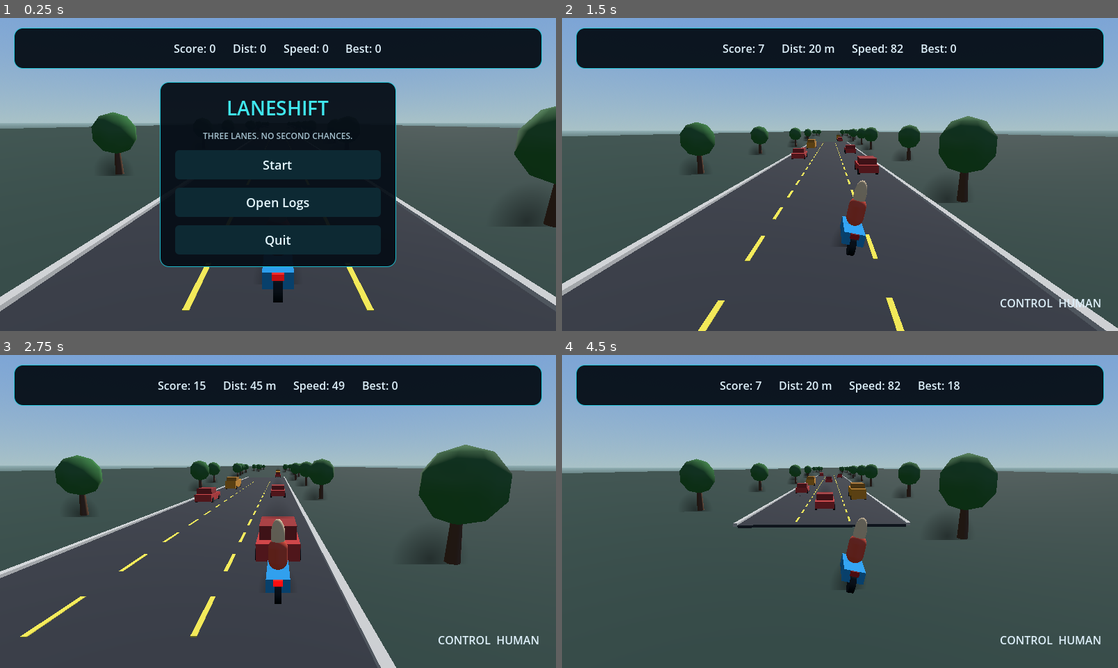
Above: before the commit, frames 1-4 (two rows, left to right).
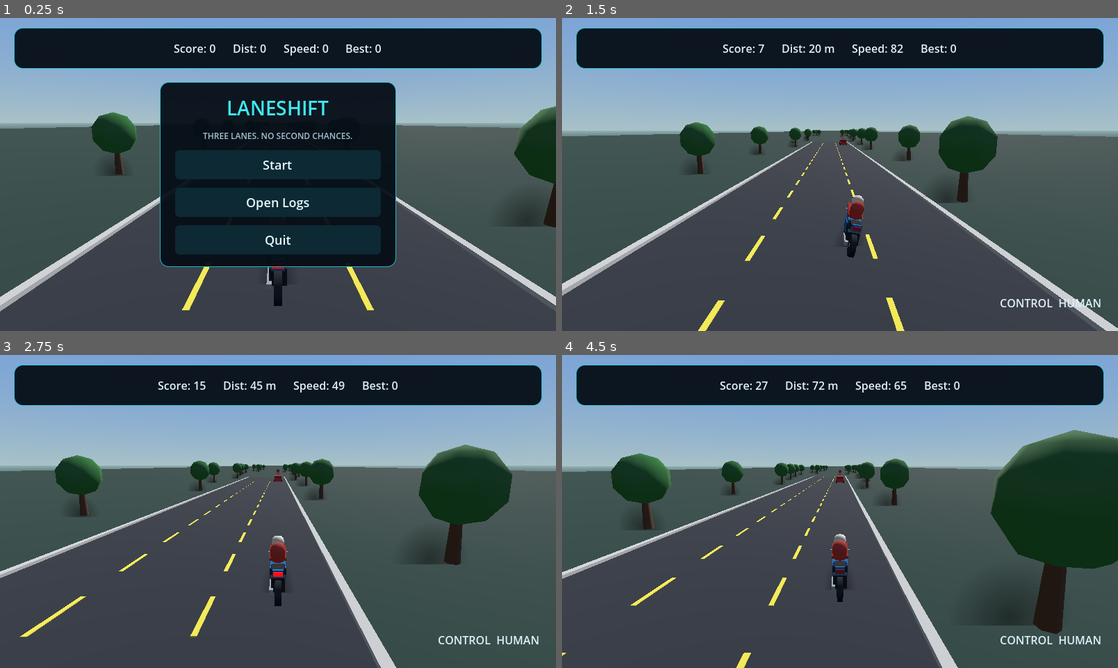
Above: after the commit, the same moments.

Repository: dp1x/laneshift
Game: Godot game, scene res://scenes/main.tscn
Two runs of this game, one before a commit and one after it. Both use one fixed random seed, a clock stepped at 60 frames per second and the inputs below.
Inputs (mouse positions are in pixels of both pictures, inside the frame that each line leads up to):
- Up to frame 1 (0.25 s): no input
- Up to frame 2 (1.5 s): click "Start" at 0.5 s; move the mouse to (962, 158) at 1.27 s; hold D from 1.28 s (still down); tap T at 1.35 s; click (962, 158) at 1.42 s
- Up to frame 3 (2.75 s): tap Space at 1.52, 2.27 s; move the mouse to (166, 527) at 2.02 s; release D at 2.03 s; hold Down from 2.03 s (still down); tap T at 2.1 s
- Up to frame 4 (4.5 s): move the mouse to (895, 442) at 2.77 s; release Down at 2.78 s; hold D 2.78-3.5 s; tap T at 2.85, 4.35 s; click (840, 483) at 3.5 s, where only the run before the commit has a clickable "Restart"; move the mouse to (812, 574) at 4.27 s; hold D from 4.28 s (still down); click (812, 574) at 4.42 s

The runs differ from the first frame. In frame 1, 0.4% of the frame differs, in the area x 47-53%, y 79-92%; in frame 2, 1.0%; in frame 3, 1.8%; in frame 4, 19%, in the area x 0-100%, y 8-100%.

Commit message:
fix: make the game survivable and give the bike a readable silhouette
Two human runs crashed at 4.6s and 3.2s. The cause was the scenario tuning,
not the player's skill: the first vehicle was spawned 30m ahead, often in
the player's lane, traffic ran at 8-16 m/s against a 20 m/s player, and
vehicles were spawned every 22-38m, which is a wall of metal at highway
speed.

Traffic now runs at 13-21 m/s, spawns every 55-95m, and the first vehicle
of an episode is kept out of the player's lane and placed 75m ahead, so
every episode opens with a readable road. Measured: a passive run now
survives 6-27s instead of 3-5s, and a steering driver survives the full
60s on all four seeds tried.

The motorcycle is rebuilt from primitives with a frame, tank, seat, tail,
fairing, forks, handlebars, exhaust and a rider leaning over the bars with
a visor, instead of one box and one capsule.

Diff:
--- a/scripts/main.gd
+++ b/scripts/main.gd
@@ -1,11 +1,11 @@
 extends Node3D
 
 const DEFAULT_CONFIG := {
-	"traffic_density": 1.0,
-	"traffic_speed_min": 8.0,
-	"traffic_speed_max": 16.0,
-	"spawn_interval_min": 22.0,
-	"spawn_interval_max": 38.0,
+	"traffic_density": 0.7,
+	"traffic_speed_min": 13.0,
+	"traffic_speed_max": 21.0,
+	"spawn_interval_min": 55.0,
+	"spawn_interval_max": 95.0,
 	"episode_duration": 0.0,
 	"base_speed": 20.0,
 	"max_speed": 28.0
@@ -360,64 +360,109 @@
 	_add_blob_shadow(t, Vector2(3.4, 3.4), Vector3(0.7, 0, 0.4))
 	return t
 
+func _make_box(parent: Node3D, size: Vector3, color: Color, position: Vector3, rotation_deg: Vector3 = Vector3.ZERO) -> MeshInstance3D:
+	var node := MeshInstance3D.new()
+	var mesh := BoxMesh.new()
+	mesh.size = size
+	node.mesh = mesh
+	var material := StandardMaterial3D.new()
+	material.albedo_color = color
+	node.material_override = material
+	node.position = position
+	node.rotation_degrees = rotation_deg
+	parent.add_child(node)
+	return node
+
 func _create_motorcycle() -> Node3D:
 	var root := Node3D.new()
-	# body
-	var body := MeshInstance3D.new()
-	var bm := BoxMesh.new()
-	bm.size = Vector3(0.7, 0.4, 1.6)
-	body.mesh = bm
-	var bmat := StandardMaterial3D.new()
-	bmat.albedo_color = Color(0.1, 0.6, 0.9)
-	body.material_override = bmat
-	body.position.y = 0.6
-	root.add_child(body)
-	# wheels
-	for wz in [-0.6, 0.6]:
-		var w := MeshInstance3D.new()
+	var paint := Color(0.09, 0.42, 0.72)
+	var dark := Color(0.09, 0.10, 0.12)
+	var metal := Color(0.62, 0.65, 0.68)
+
+	# wheels: front wheel slightly larger and further forward
+	for wz in [-0.72, 0.78]:
+		var wheel := MeshInstance3D.new()
 		var wm := CylinderMesh.new()
-		wm.top_radius = 0.35
-		wm.bottom_radius = 0.35
-		wm.height = 0.2
-		w.mesh = wm
-		w.rotation_degrees = Vector3(0, 0, 90)
-		w.position = Vector3(0, 0.35, wz)
+		wm.top_radius = 0.36
+		wm.bottom_radius = 0.36
+		wm.height = 0.18
+		wm.radial_segments = 12
+		wm.rings = 1
+		wheel.mesh = wm
 		var wmat := StandardMaterial3D.new()
-		wmat.albedo_color = Color(0.05, 0.05, 0.05)
-		w.material_override = wmat
-		root.add_child(w)
-	# rider
+		wmat.albedo_color = dark
+		wheel.material_override = wmat
+		wheel.rotation_degrees = Vector3(0, 0, 90)
+		wheel.position = Vector3(0, 0.36, wz)
+		root.add_child(wheel)
+		# hub
+		_make_box(root, Vector3(0.2, 0.1, 0.1), metal, Vector3(0, 0.36, wz))
+
+	# engine and frame block, tapering toward the tank
+	_make_box(root, Vector3(0.42, 0.42, 1.0), dark, Vector3(0, 0.52, -0.05))
+	_make_box(root, Vector3(0.5, 0.34, 0.62), paint, Vector3(0, 0.72, 0.18))
+	# fuel tank
+	_make_box(root, Vector3(0.44, 0.28, 0.7), paint, Vector3(0, 0.92, 0.18), Vector3(-6, 0, 0))
+	# seat
+	_make_box(root, Vector3(0.36, 0.12, 0.66), dark, Vector3(0, 0.98, -0.34), Vector3(3, 0, 0))
+	# tail
+	_make_box(root, Vector3(0.3, 0.22, 0.3), paint, Vector3(0, 0.96, -0.72), Vector3(12, 0, 0))
+	# front fairing
+	_make_box(root, Vector3(0.36, 0.52, 0.28), paint, Vector3(0, 0.92, 0.66), Vector3(-24, 0, 0))
+	# forks
+	for side in [-1, 1]:
+		_make_box(root, Vector3(0.07, 0.62, 0.07), metal, Vector3(side * 0.13, 0.62, 0.72), Vector3(-20, 0, 0))
+	# handlebars
+	_make_box(root, Vector3(0.66, 0.07, 0.07), metal, Vector3(0, 1.16, 0.56))
+	# exhaust
+	_make_box(root, Vector3(0.12, 0.12, 0.8), metal, Vector3(0.2, 0.38, -0.3), Vector3(0, 0, 0))
+
+	# rider: torso leaning forward over the tank
 	var rider := MeshInstance3D.new()
 	var rm := CapsuleMesh.new()
-	rm.radius = 0.3
-	rm.height = 1.0
+	rm.radius = 0.24
+	rm.height = 0.86
+	rm.radial_segments = 8
+	rm.rings = 2
 	rider.mesh = rm
 	var rmat := StandardMaterial3D.new()
-	rmat.albedo_color = Color(0.9, 0.3, 0.2)
+	rmat.albedo_color = Color(0.78, 0.22, 0.18)
 	rider.material_override = rmat
-	rider.position = Vector3(0, 1.3, 0)
+	rider.position = Vector3(0, 1.32, -0.02)
+	rider.rotation_degrees = Vector3(-38, 0, 0)
 	root.add_child(rider)
-	# head
+	# arms reaching the bars
+	for side in [-1, 1]:
+		_make_box(root, Vector3(0.12, 0.12, 0.62), rmat.albedo_color, Vector3(side * 0.2, 1.24, 0.3), Vector3(-26, 0, 0))
+	# legs
+	for side in [-1, 1]:
+		_make_box(root, Vector3(0.16, 0.16, 0.5), dark, Vector3(side * 0.16, 0.78, -0.18), Vector3(24, 0, 0))
+	# helmet with a dark visor
 	var head := MeshInstance3D.new()
 	var hm := SphereMesh.new()
-	hm.radius = 0.22
+	hm.radius = 0.21
+	hm.height = 0.42
+	hm.radial_segments = 10
+	hm.rings = 5
 	head.mesh = hm
 	var hmat := StandardMaterial3D.new()
-	hmat.albedo_color = Color(0.95, 0.85, 0.7)
+	hmat.albedo_color = Color(0.95, 0.93, 0.88)
 	head.material_override = hmat
-	head.position = Vector3(0, 1.9, 0)
+	head.position = Vector3(0, 1.62, 0.2)
 	root.add_child(head)
-	_add_blob_shadow(root, Vector2(1.3, 2.0))
+	_make_box(root, Vector3(0.34, 0.12, 0.06), Color(0.06, 0.07, 0.09), Vector3(0, 1.62, 0.38))
+
+	_add_blob_shadow(root, Vector2(1.1, 2.2))
 	tail_light = MeshInstance3D.new()
 	var light_mesh := BoxMesh.new()
-	light_mesh.size = Vector3(0.28, 0.16, 0.08)
+	light_mesh.size = Vector3(0.26, 0.12, 0.06)
 	tail_light.mesh = light_mesh
 	var light_material := StandardMaterial3D.new()
 	light_material.albedo_color = Color(0.85, 0.08, 0.05)
 	light_material.emission_enabled = true
 	light_material.emission = Color(0.7, 0.02, 0.01)
 	tail_light.material_override = light_material
-	tail_light.position = Vector3(0, 0.72, -0.84)
+	tail_light.position = Vector3(0, 0.99, -0.87)
 	root.add_child(tail_light)
 	return root
 
--- a/scripts/sim/simulation.gd
+++ b/scripts/sim/simulation.gd
@@ -93,7 +93,7 @@
 	status = "running"
 	run_counter += 1
 	episode_id = requested_episode_id if requested_episode_id != "" else "ep_%d_%d" % [scenario_seed, run_counter]
-	next_spawn_z = player_z + 40.0
+	next_spawn_z = player_z + 75.0
 	_spawn_initial()
 	emit_signal("scenario_initialized", {
 		"seed": scenario_seed,
@@ -107,13 +107,19 @@
 	var density := float(config.get("traffic_density", 1.0))
 	var n := int(round(float(rng.randi_range(2, 4)) * max(0.0, density)))
 	for i in range(n):
-		_spawn_vehicle(player_z + 30.0 + i * 18.0)
-
-func _spawn_vehicle(zpos: float) -> void:
+		# The first vehicle is kept out of the player's lane so every episode
+		# opens with a readable road rather than an unavoidable collision.
+		var z := player_z + 75.0 + i * 34.0
+		_spawn_vehicle(z, player_lane if i == 0 else -1)
+
+## Spawns a vehicle. `avoid_lane` is skipped when set.
+func _spawn_vehicle(zpos: float, avoid_lane: int = -1) -> void:
 	var v := {}
 	v["id"] = "veh_%d" % vehicle_id_counter
 	vehicle_id_counter += 1
 	var lane := int(rng.randi_range(0, LANE_COUNT - 1))
+	if avoid_lane >= 0 and lane == avoid_lane:
+		lane = (lane + 1 + int(rng.randi_range(0, LANE_COUNT - 2))) % LANE_COUNT
 	v["lane"] = lane
 	v["z"] = zpos + rng.randf_range(-4.0, 4.0)
 	var tmin := float(config.get("traffic_speed_min", 8.0))
@@ -170,7 +176,7 @@
 	var density := float(config.get("traffic_density", 1.0))
 	var interval_min := float(config.get("spawn_interval_min", 22.0))
 	var interval_max := float(config.get("spawn_interval_max", 38.0))
-	var lead := 120.0
+	var lead := 150.0
 	while next_spawn_z < player_z + lead:
 		_spawn_vehicle(next_spawn_z)
 		var iv: float = rng.randf_range(interval_min, interval_max) / max(0.1, density)
